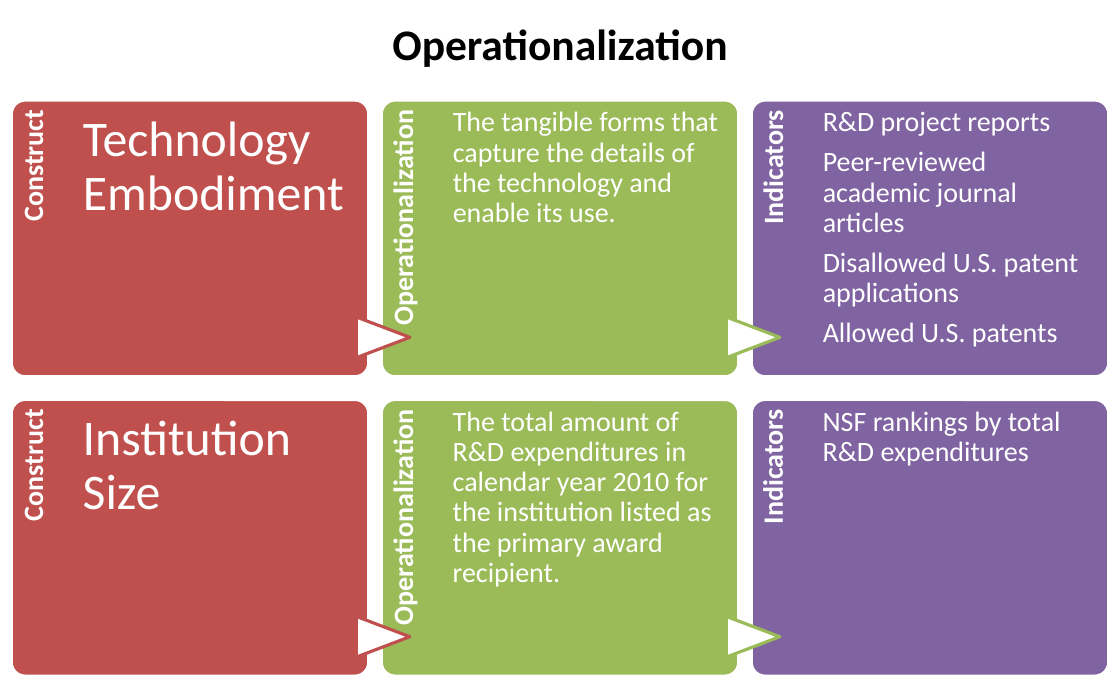
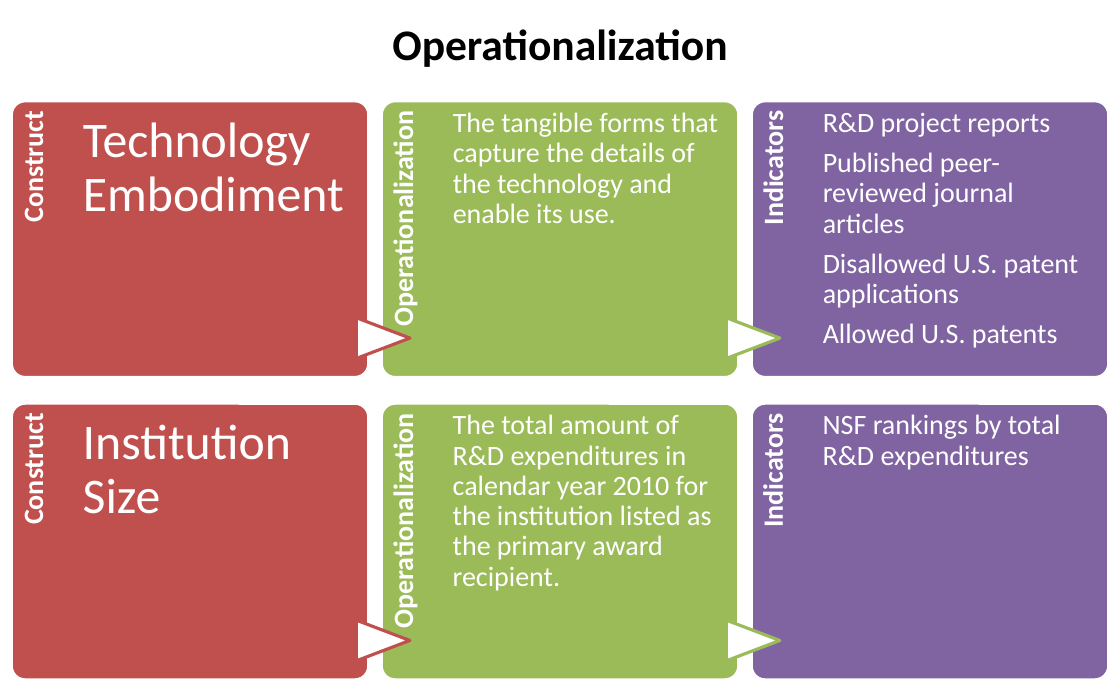
Before and after one commit to SLU-Courses-Townes/SOC5600, a slide deck: slide 20 of FinalProject/Presentation/Townes_SOC5600_FinalProject_Presentation.pptx. Drawn at 1120x700 pixels with LibreOffice and Linux fonts; fonts in the diff are those of the drawing. Boxes give left, top, right and bottom in pixels: in the first picture for what was removed or moved away, otherwise in the second. Text is boxed around its words. In the diff, an @@ line names an element or a change of style, - is before the commit and + after.

```diff
--- a/FinalProject/Presentation/Townes_SOC5600_FinalProject_Presentation.pptx
+++ b/FinalProject/Presentation/Townes_SOC5600_FinalProject_Presentation.pptx
@@ text at (823, 152, 1013, 233): text changed @@
-Peer-reviewed academic journal articles
+Published peer-reviewed journal articles
@@ 6 texts, 3 rounded rectangles, 2 flow chart extracts: place and size @@
-6 texts, 3 rounded rectangles, 2 flow chart extracts at (11, 400, 1109, 676)
+6 texts, 3 rounded rectangles, 2 flow chart extracts at (11, 403, 1109, 680)
```
Also in this commit, not shown: 6 other slides changed.
